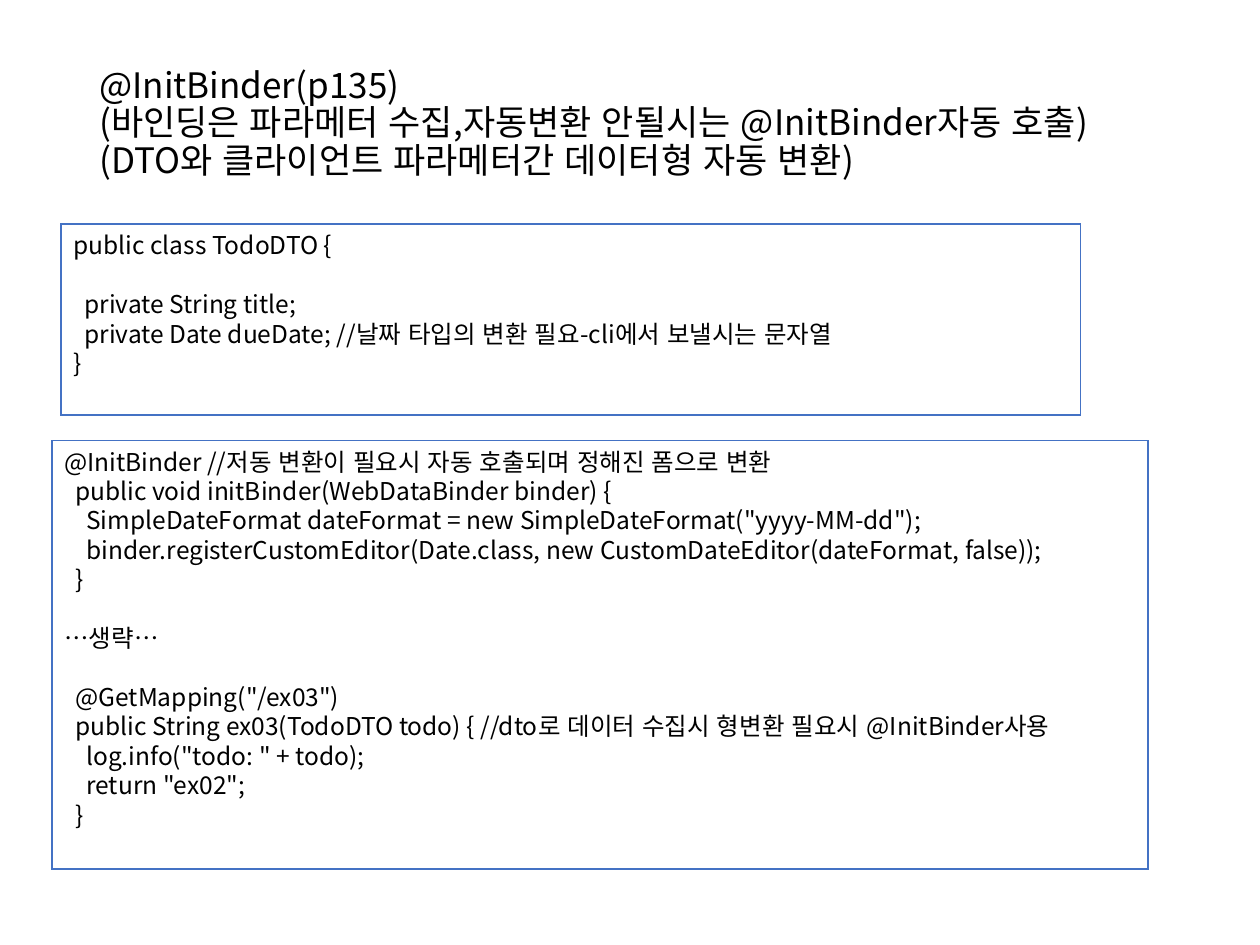
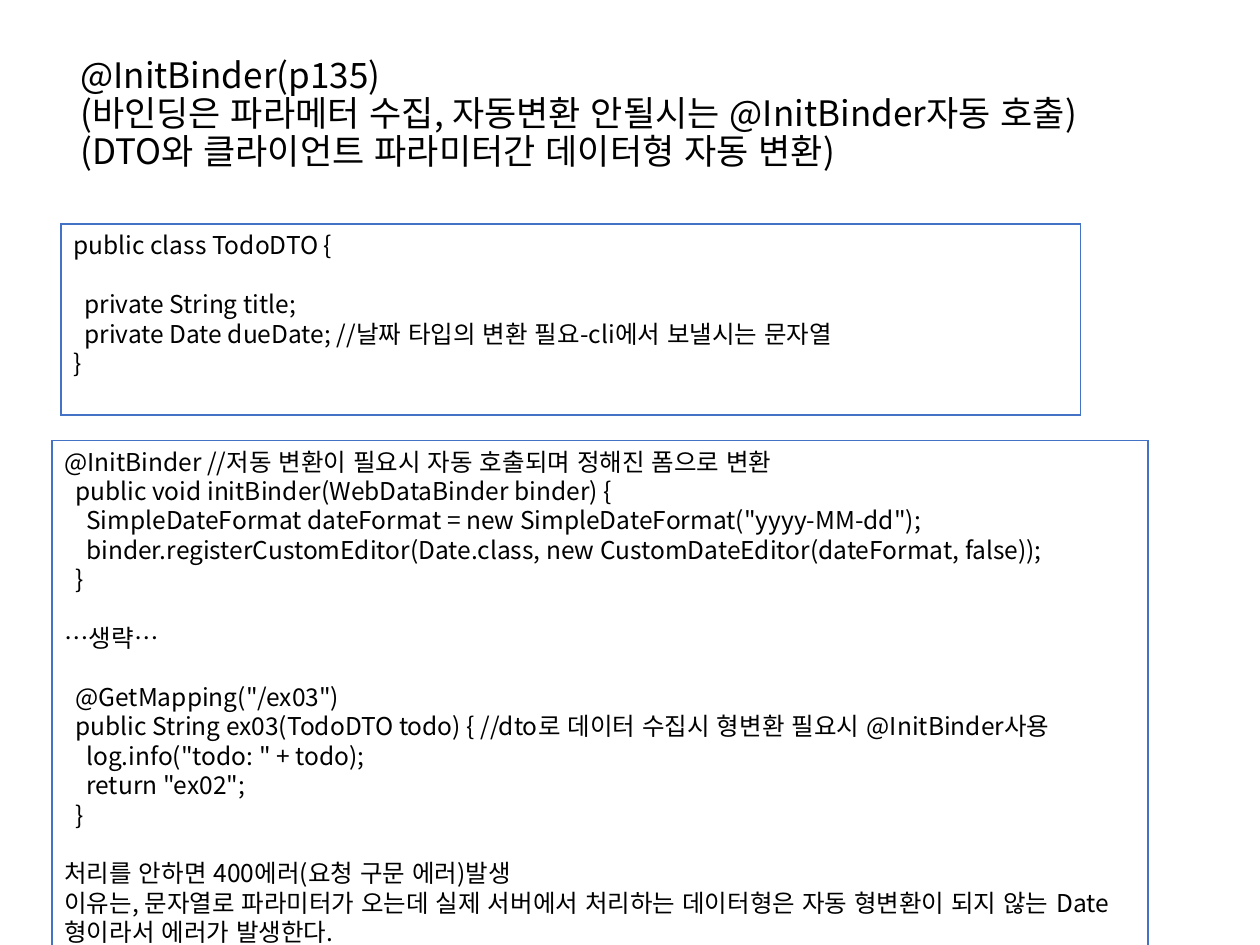
Before and after one commit to itrecipe/Web_Study_ez, a slide deck: slide 22 of spring - 학습자료/PART2.pptx. Drawn at 1260x945 pixels with LibreOffice and Linux fonts; fonts in the diff are those of the drawing. Boxes give left, top, right and bottom in pixels: in the first picture for what was removed or moved away, otherwise in the second. Text is boxed around its words. In the diff, an @@ line names an element or a change of style, - is before the commit and + after.

```diff
--- a/spring - 학습자료/PART2.pptx
+++ b/spring - 학습자료/PART2.pptx
@@ title at box(80, 59, 1077, 171): text changed @@
-@InitBinder(p135)
-(바인딩은 파라메터 수집,자동변환 안될시는 @InitBinder자동 호출)
-(DTO와 클라이언트 파라메터간 데이터형 자동 변환)
+@InitBinder(p135)
+(바인딩은 파라메터 수집, 자동변환 안될시는 @InitBinder자동 호출)
+(DTO와 클라이언트 파라미터간 데이터형 자동 변환)
@@ rectangle "@InitBinder //저동 변환이 필요시 자동 ...": place and size @@
-rectangle "@InitBinder //저동 변환이 필요시 자동 ..." at box(52, 441, 1148, 869)
+rectangle "@InitBinder //저동 변환이 필요시 자동 ..." at box(52, 441, 1148, 945)
@@ text in rectangle at box(64, 861, 1048, 943): text changed @@
-}
+}
+처리를 안하면 400에러(요청 구문 에러)발생
+이유는, 문자열로 파라미터가 오는데 실제 서버에서 처리하는 데이터형은 자동 형변환이 되지 않는 Date형이라서 에러가 발생한다.
```
Also in this commit, not shown: 5 other slides changed.
